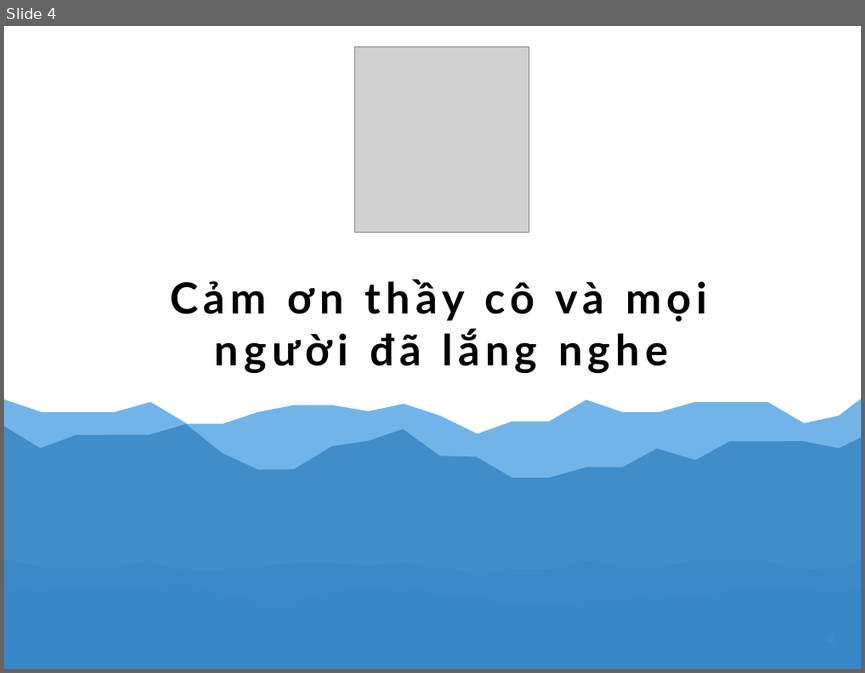
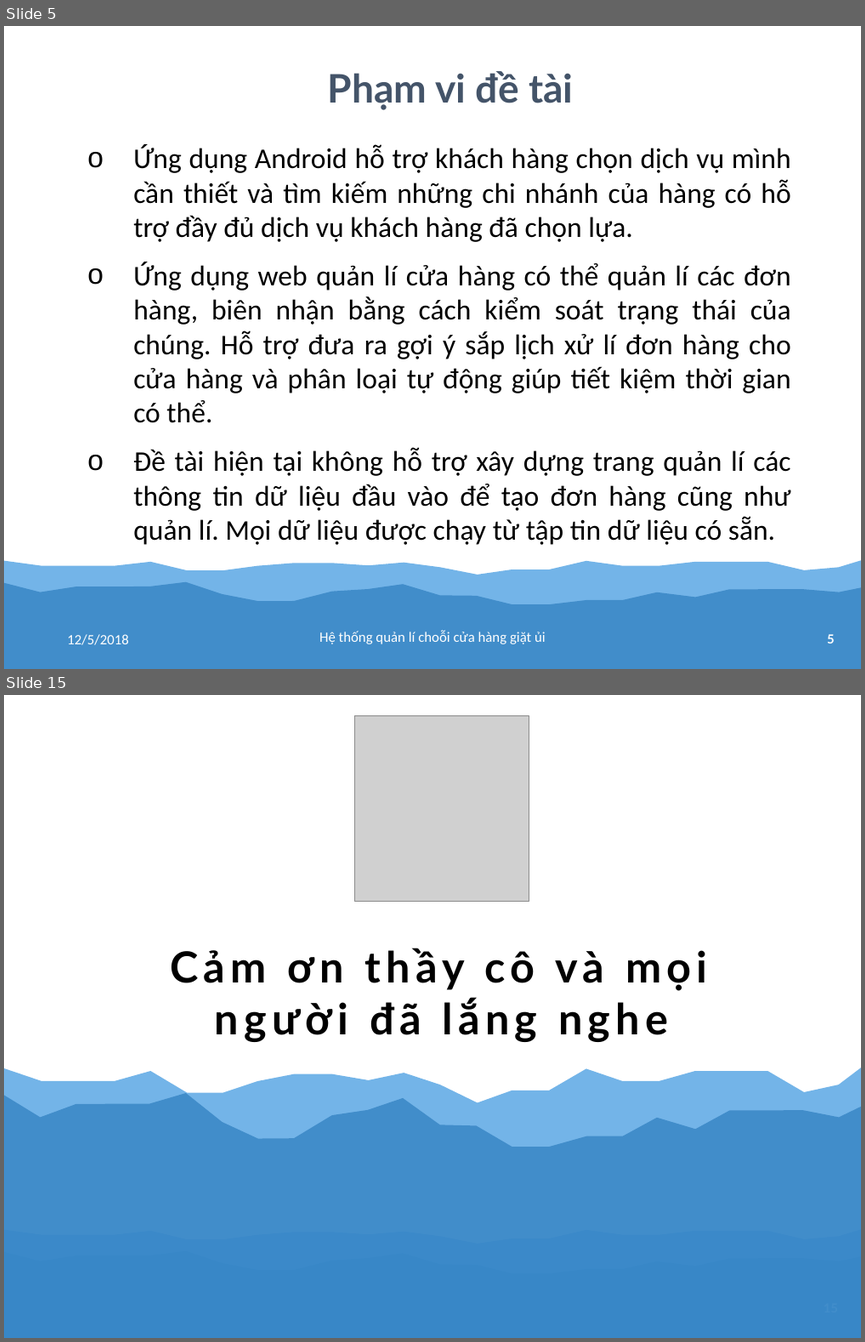
Before and after one commit to tranhoanghuan/Lu-n-v-n, a slide deck: baoCao/bao_cao.pptx. Shown one above the other, each under a label of ours: slide 4 before the commit, slides 5 and 15 after it; the slides between them are not shown. The pictures are 865x673 and 865x1342 pixels, drawn with LibreOffice and Linux fonts; fonts in the diff are those of the drawing; grey boxes stand for pictures. Boxes give left, top, right and bottom in pixels: in the first picture for what was removed or moved away, otherwise in the second. Text is boxed around its words. In the diff, an @@ line names an element or a change of style, - is before the commit and + after.

```diff
--- a/baoCao/bao_cao.pptx
+++ b/baoCao/bao_cao.pptx
@@ slide 5 added at <box>4,26,861,669</box>, background #FFFFFF; not listed: 2 template elements that a slide beside it also shows @@
@@ text added at <box>328,71,573,110</box>, 66 pt, text #445469, bold @@
+Phạm vi đề tài
@@ text added at <box>133,145,791,544</box>, 48 pt, text #000000 @@
+      o Ứng dụng Android hỗ trợ khách hàng chọn dịch vụ mình cần thiết và tìm kiếm những chi nhánh của hàng có hỗ trợ đầy đủ dịch vụ khách hàng đã chọn lựa.
+      o Ứng dụng web quản lí cửa hàng có thể quản lí các đơn hàng, biên nhận bằng cách kiểm soát trạng thái của chúng. Hỗ trợ đưa ra gợi ý sắp lịch xử lí đơn hàng cho cửa hàng và phân loại tự động giúp tiết kiệm thời gian có thể.
+      o Đề tài hiện tại không hỗ trợ xây dựng trang quản lí các thông tin dữ liệu đầu vào để tạo đơn hàng cũng như quản lí. Mọi dữ liệu được chạy từ tập tin dữ liệu có sẵn.
@@ text added at <box>67,634,129,645</box>, 24 pt, text #FFFFFF @@
+12/5/2018
@@ text added at <box>319,630,545,644</box>, 24 pt, text #FFFFFF @@
+Hệ thống quản lí choỗi cửa hàng giặt ủi
@@ page number added at <box>827,634,834,643</box>, 21 pt, text #FFFFFF, bold @@
+5
@@ what was slide 4 is now slide 15 @@
```
Also in this commit, not shown: 3 slides changed, 10 other slides added.
